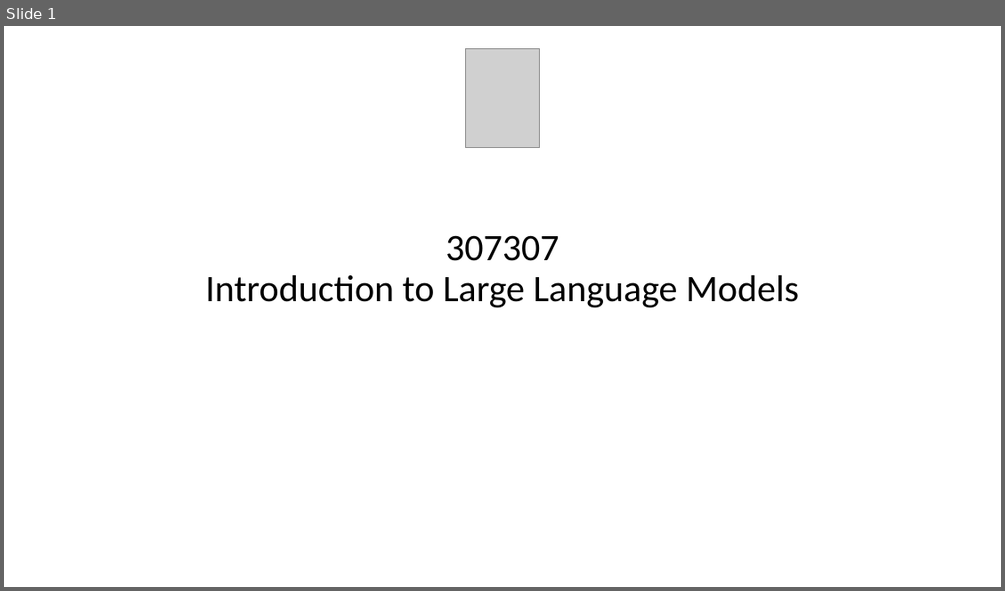
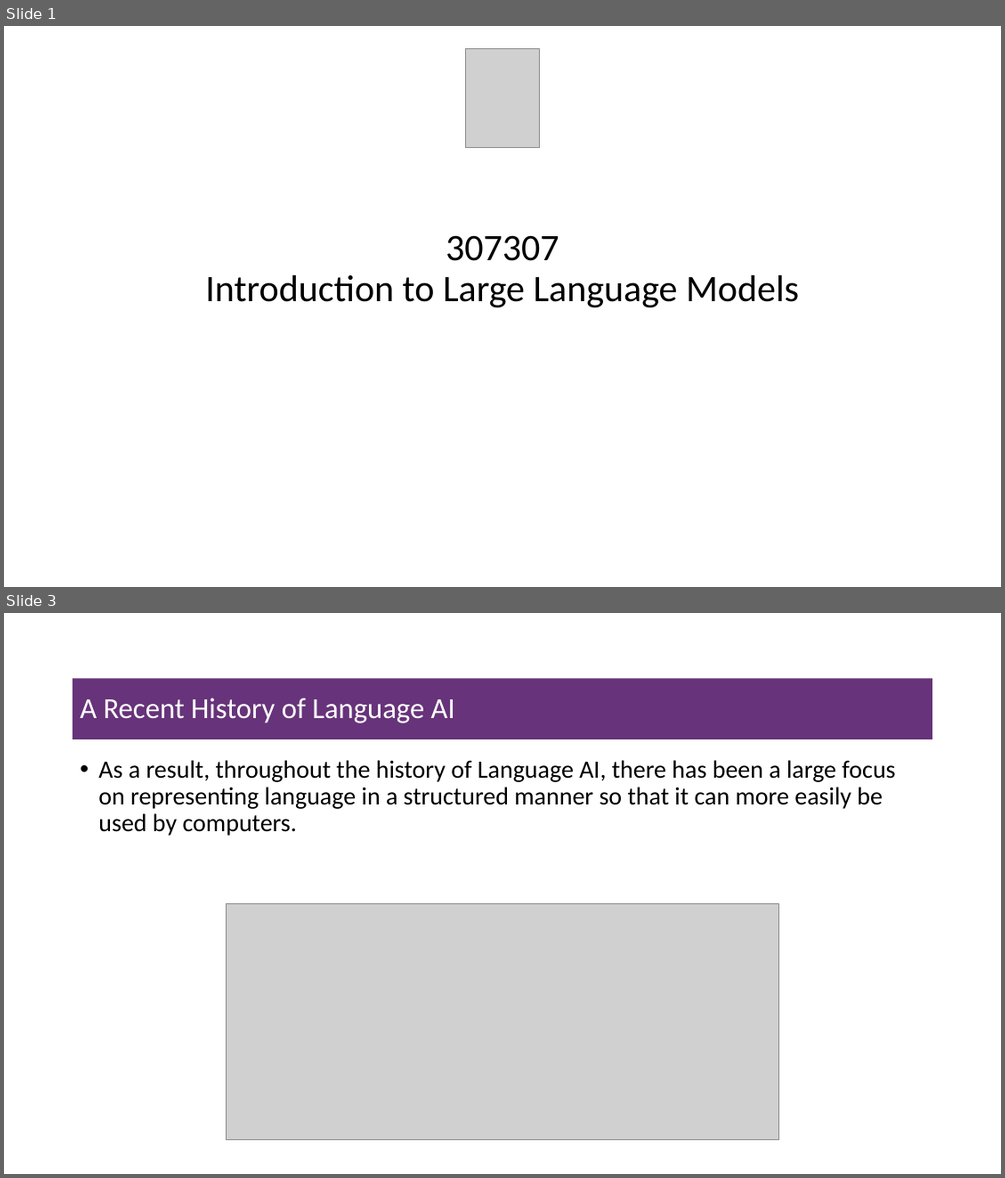
Before and after one commit to msfasha/307307-BI-Methods-LLMs, a slide deck: part-1/Introduction.pptx. Shown one above the other, each under a label of ours: slide 1 before the commit, slides 1 and 3 after it; the slides between them are not shown. The pictures are 1005x591 and 1005x1178 pixels, drawn with LibreOffice and Linux fonts; fonts in the diff are those of the drawing; grey boxes stand for pictures; background and template pictures are left out. Boxes give left, top, right and bottom in pixels: in the first picture for what was removed or moved away, otherwise in the second. Text is boxed around its words. In the diff, an @@ line names an element or a change of style, - is before the commit and + after.

```diff
--- a/part-1/Introduction.pptx
+++ b/part-1/Introduction.pptx
@@ slide 3 added at [4,613,1001,1174], background #FFFFFF @@
@@ title added at [73,678,933,739], fill #67337A, 28 pt, text #FFFFFF @@
+A Recent History of Language AI
@@ text added at [98,760,895,835], 24 pt, text #000000 @@
+• As a result, throughout the history of Language AI, there has been a large focus on representing language in a structured manner so that it can more easily be used by computers.
@@ picture added at [226,904,778,1140] @@
```
Also in this commit, not shown: 4 other slides added, 3 slides removed, 7 other files.
